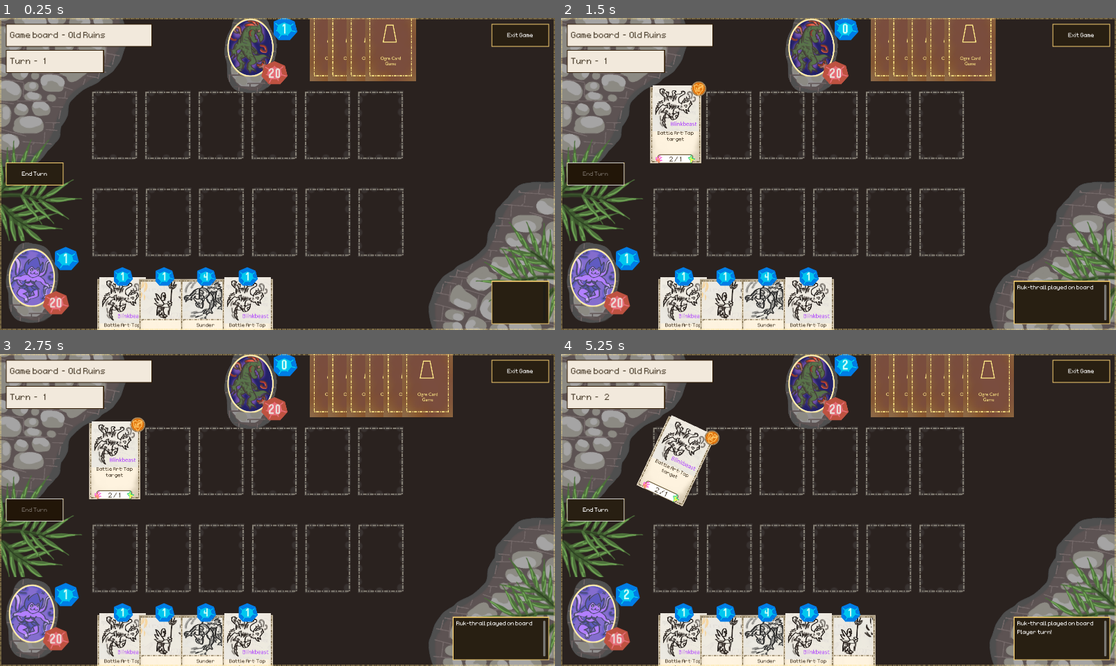
Above: before the commit, frames 1-4 (two rows, left to right).
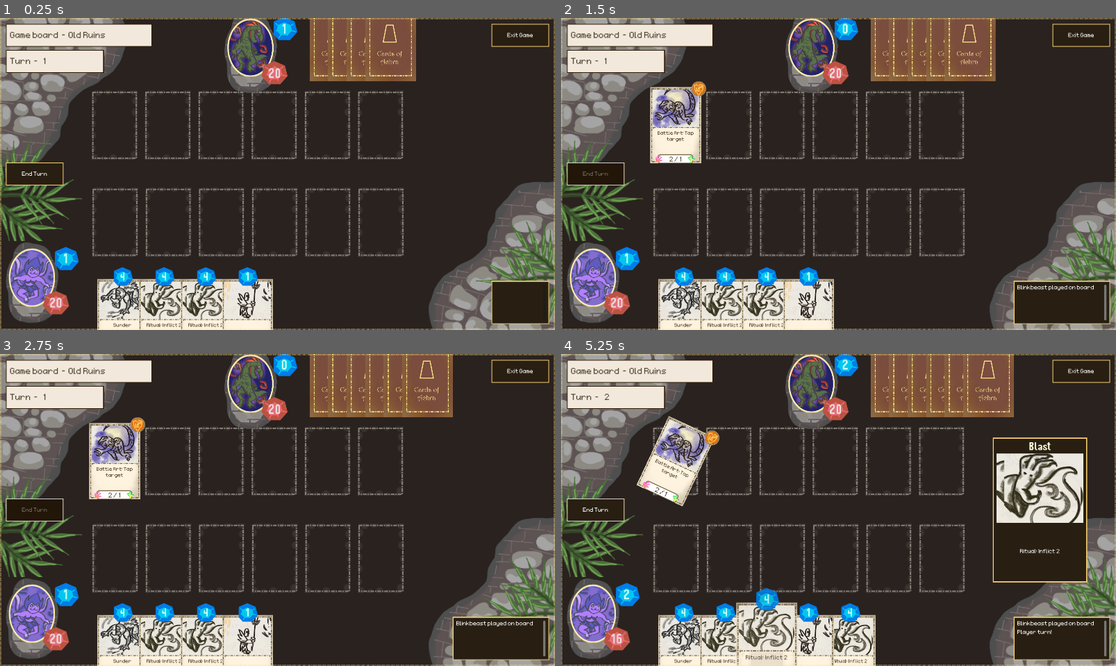
Above: after the commit, the same moments.

Repository: OttoElomaa/Godot-4-Ogre-Card-Game
Game: Godot game, scene res://GameScenes/main.tscn
Same seed, same stepped clock (60 frames per second), same inputs: the game is played once before the commit and once after it.
Inputs (mouse positions are in pixels of both pictures, inside the frame that each line leads up to):
- Up to frame 1 (0.25 s): no input
- Up to frame 2 (1.5 s): click (594, 174) at 0.5 s; click (594, 174) at 1.25 s
- Up to frame 3 (2.75 s): click (33, 510) at 2 s
- Up to frame 4 (5.25 s): drag from (683, 653) to (816, 385) at 2.77 s; drag from (727, 653) to (816, 385) at 3.52 s; move the mouse to (766, 653) at 4.27 s; click (766, 653) at 4.42 s; drag from (810, 653) to (894, 378) at 5.02 s

The runs differ from the first frame. In frame 1, 2.6% of the frame differs, in the area x 17-73%, y 10-100%; in frame 2, 3.7%; in frame 3, 3.7%; in frame 4, 9.6%, in the area x 16-96%, y 10-100%.
Error after the commit: Invalid assignment of property or key 'isAvailable' with value of type 'bool' on a base object of type 'Nil'. (res://Cards/card.gd:393)

Commit message:
Minor/Art - Added blinkbeast art

Diff:
--- a/Cards/Creatures/Cr-BlinkBeast.tscn
+++ b/Cards/Creatures/Cr-BlinkBeast.tscn
@@ -1,10 +1,10 @@
 [gd_scene load_steps=3 format=3 uid="uid://dnvgrx8n5noeh"]
 
 [ext_resource type="PackedScene" uid="uid://mxfejwivkelm" path="res://Cards/card.tscn" id="1_o7m1v"]
-[ext_resource type="Texture2D" uid="uid://cgg2fibqunpix" path="res://Art/CardArt/card-art-creature-blinkbeast.png" id="2_o7m1v"]
+[ext_resource type="Texture2D" uid="uid://n1kqgxe3iukd" path="res://Art/CardArt/card-art-creature-blinkbeast.jpg" id="2_o7m1v"]
 
 [node name="Card-Cr-Blinkbeast" instance=ExtResource("1_o7m1v")]
-cardName = "Ruk-thrall"
+cardName = "Blinkbeast"
 manaCost = 1
 startingDamage = 2
 startingHealth = 1
--- a/Cards/card.tscn
+++ b/Cards/card.tscn
@@ -1,7 +1,6 @@
 [gd_scene load_steps=26 format=3 uid="uid://mxfejwivkelm"]
 
 [ext_resource type="Script" uid="uid://drheo1lr8gec8" path="res://Cards/card.gd" id="1_i5yq8"]
-[ext_resource type="Texture2D" uid="uid://dlg7x4i3jv20p" path="res://Art/CardComponents/card-backside-texture.png" id="2_p0ugb"]
 [ext_resource type="Script" uid="uid://dfqyywxg05ds" path="res://Cards/cardEffectNode.gd" id="2_r3tma"]
 [ext_resource type="Script" uid="uid://kbmh20bwbb3u" path="res://Cards/keyword_handler.gd" id="3_lcq1x"]
 [ext_resource type="Texture2D" uid="uid://b7g66n14xrpak" path="res://Art/CardArt/card-art-base-card-idk.png" id="3_trd61"]
@@ -10,6 +9,7 @@
 [ext_resource type="StyleBox" path="res://PanelStyles/EmptyStyleBox.tres" id="4_w0fdq"]
 [ext_resource type="Texture2D" uid="uid://qngukrd0n58y" path="res://Art/CardComponents/card-mana-cost-indicator-texture.png" id="5_6ma8t"]
 [ext_resource type="Texture2D" uid="uid://t83v3cphysuw" path="res://Art/CardComponents/card-background-spell-texture.png" id="5_jsedn"]
+[ext_resource type="Texture2D" uid="uid://cdficndq8clk4" path="res://Art/CardComponents/card-backside-texture-v2-achra.jpg" id="5_lcq1x"]
 [ext_resource type="Texture2D" uid="uid://dbo04yx5ffla6" path="res://Art/CardComponents/card-background-texture-V3.png" id="6_lcq1x"]
 [ext_resource type="LabelSettings" uid="uid://bujre4bd418t" path="res://Fonts/LabelSetHeaderMana.tres" id="6_u70hd"]
 [ext_resource type="Texture2D" uid="uid://ddcgs1oy32v0i" path="res://Art/CardComponents/card-action-state-indicator-texture-active-V2.png" id="7_gi0db"]
@@ -246,7 +246,7 @@
 [node name="KeywordsToGrant" type="Node" parent="KeywordHandler"]
 
 [node name="Backside" type="Sprite2D" parent="."]
-texture = ExtResource("2_p0ugb")
+texture = ExtResource("5_lcq1x")
 
 [node name="Frontside" type="Node2D" parent="."]
 
--- a/GameScenes/card_loader.gd
+++ b/GameScenes/card_loader.gd
@@ -20,14 +20,14 @@
 		cards.append(createCard("res://Cards/Creatures/Cr-Pikeman.tscn"))
 	for i in range(20):
 		cards.append(createCard("res://Cards/Creatures/Cr-Ogre.tscn"))
-	for i in range(10):
+	for i in range(20):
 		cards.append(createCard("res://Cards/Creatures/Cr-RukRaider.tscn"))
 	for i in range(20):
 		cards.append(createCard("res://Cards/Creatures/Cr-MardokHound.tscn"))
 
-	for i in range(10):
+	for i in range(20):
 		cards.append(createCard("res://Cards/Creatures/Cr-SlaghRider.tscn"))
-	for i in range(30):
+	for i in range(20):
 		cards.append(createCard("res://Cards/Rituals/Sp-Blast.tscn"))
 
 	for i in range(20):
Binary file added: Art/CardArt/card-art-creature-blinkbeast.jpg
Not shown, added: Art/CardArt/card-art-creature-blinkbeast.jpg.import
Binary file added: Art/CardComponents/card-backside-texture-v2-achra.jpg
Not shown, added: Art/CardComponents/card-backside-texture-v2-achra.jpg.import
Not shown, added: Art/CardArt/card-art-creature-blinkbeast.pdn
